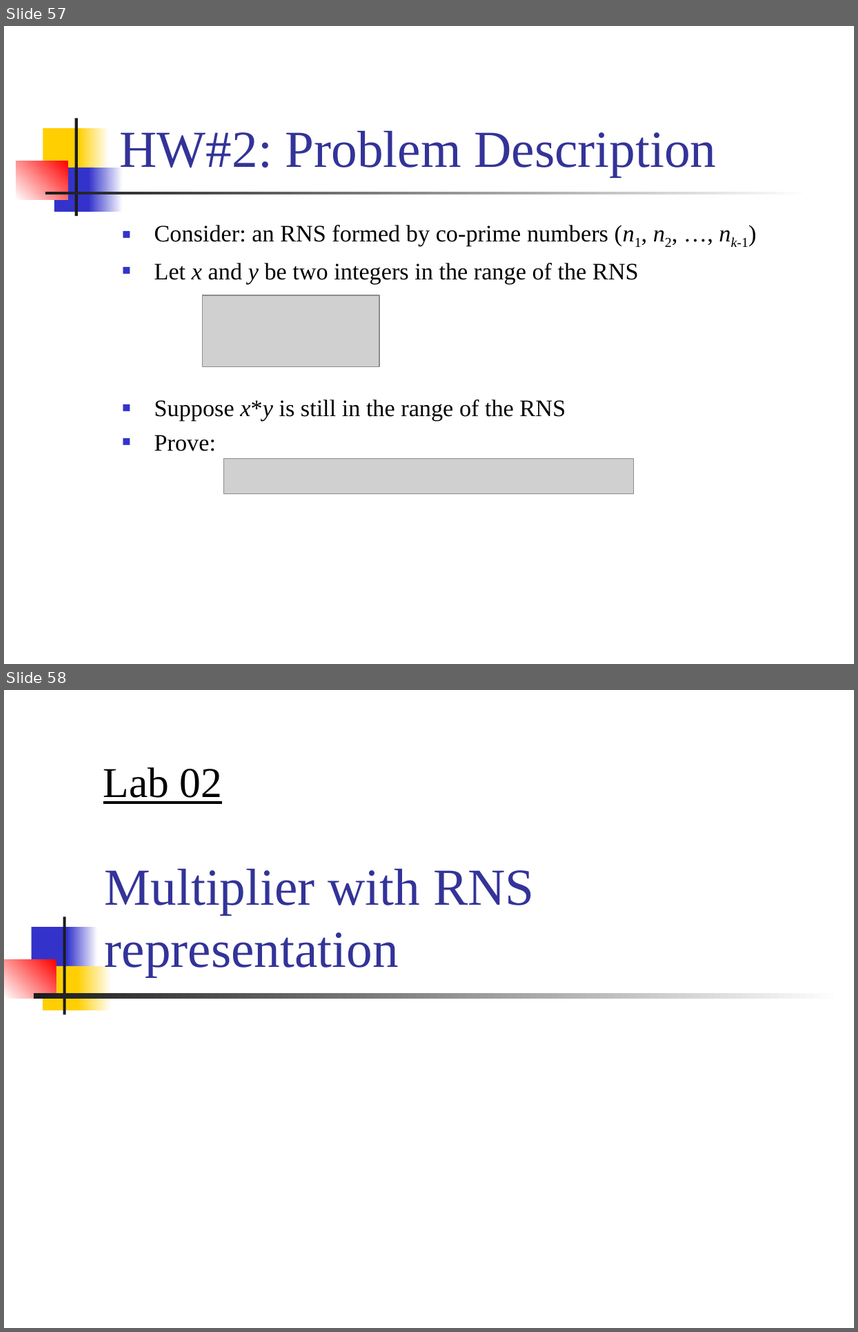
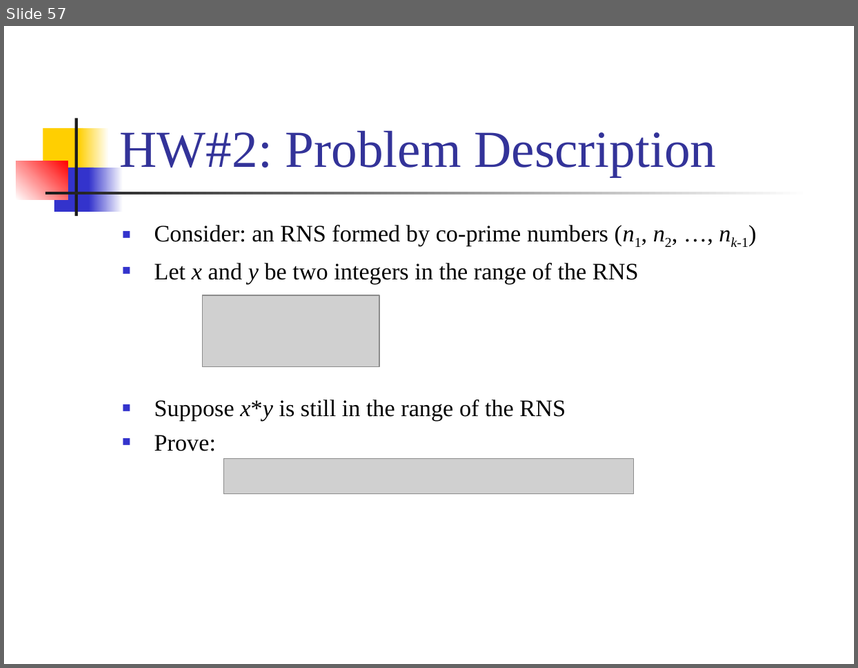
Before and after one commit to CGUSystemCourses/CompArith-2016, a slide deck: Lectures/lec03-numb_syst/lec03e-residue_numb_syst.ppt. Shown one above the other, each under a label of ours: slides 57 and 58 before the commit, slide 57 after it. The pictures are 858x1332 and 858x668 pixels, drawn with LibreOffice and Linux fonts; fonts in the diff are those of the drawing; grey boxes stand for pictures. Boxes give left, top, right and bottom in pixels: in the first picture for what was removed or moved away, otherwise in the second. Text is boxed around its words. In the diff, an @@ line names an element or a change of style, - is before the commit and + after.

```diff
--- a/Lectures/lec03-numb_syst/lec03e-residue_numb_syst.ppt
+++ b/Lectures/lec03-numb_syst/lec03e-residue_numb_syst.ppt
@@ slide 58 removed at [4,690,854,1328], background #FFFFFF @@
@@ text removed at [103,767,223,804] @@
-Lab 02
@@ title removed at [105,868,534,976] @@
-Multiplier with RNS representation
@@ group removed at [4,917,842,1015]: 7 rectangles @@
```
Also in this commit, not shown: 2 other slides removed, 2 other files.
